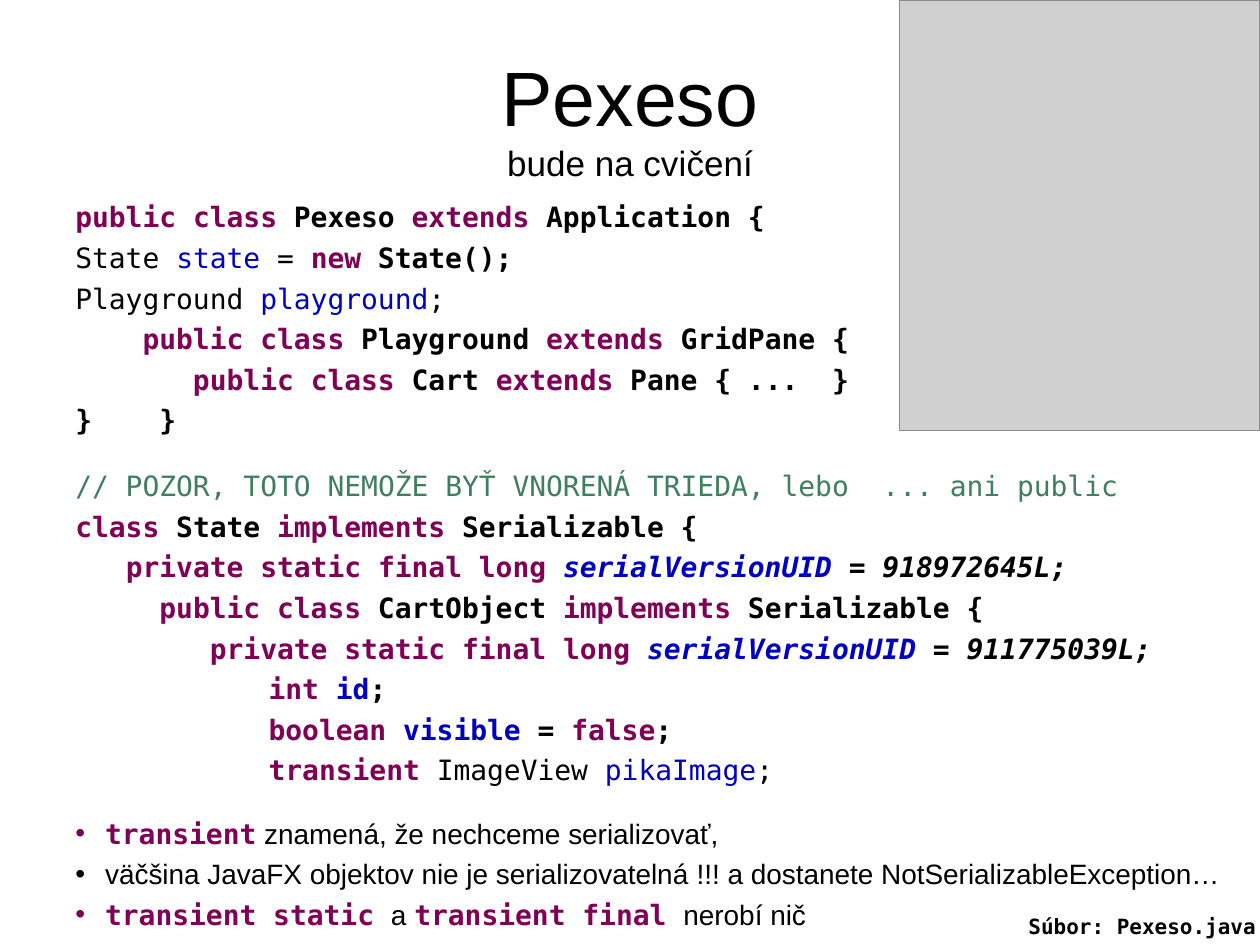
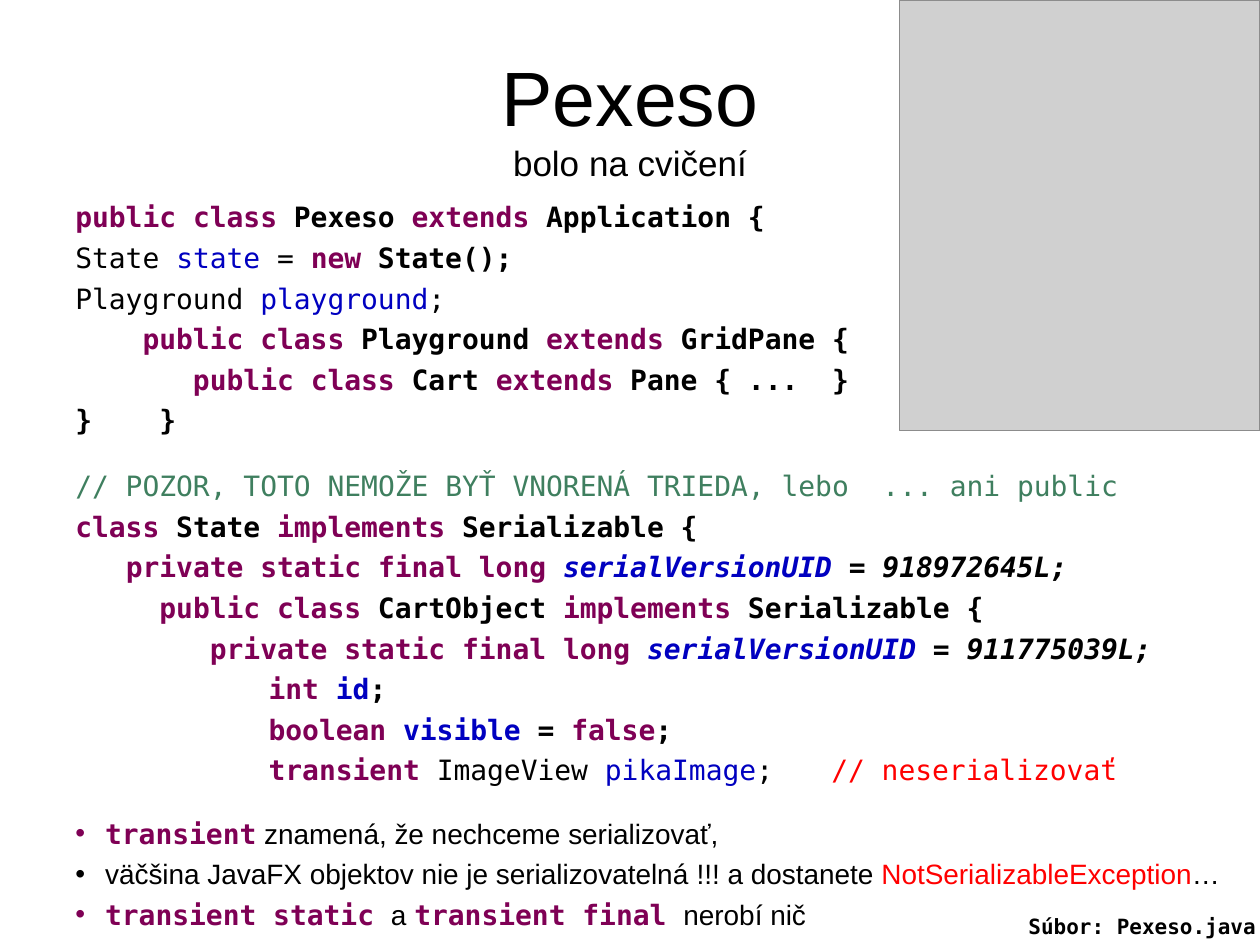
Before and after one commit to Programovanie4/Prednasky, a slide deck: slide 10 of 12/12_java.ppt (slide 11 before the commit). Drawn at 1260x945 pixels with LibreOffice and Linux fonts; fonts in the diff are those of the drawing; grey boxes stand for pictures. Boxes give left, top, right and bottom in pixels: in the first picture for what was removed or moved away, otherwise in the second. Text is boxed around its words. In the diff, an @@ line names an element or a change of style, - is before the commit and + after.

```diff
--- a/12/12_java.ppt
+++ b/12/12_java.ppt
@@ title at bbox=[501, 73, 758, 177]: text changed @@
-Pexeso
-bude na cvičení
+Pexeso
+bolo na cvičení
@@ text at bbox=[269, 758, 1117, 786]: text changed; text colour #000000 to #FF0000 @@
-transient ImageView pikaImage;
+transient ImageView pikaImage; // neserializovať
@@ text at bbox=[105, 863, 1219, 890]: text colour #000000 to #FF0000 in "NotSerializableException…" @@
```
Also in this commit, not shown: 5 other slides changed, 7 slides added, 22 slides removed, 5 other files.
